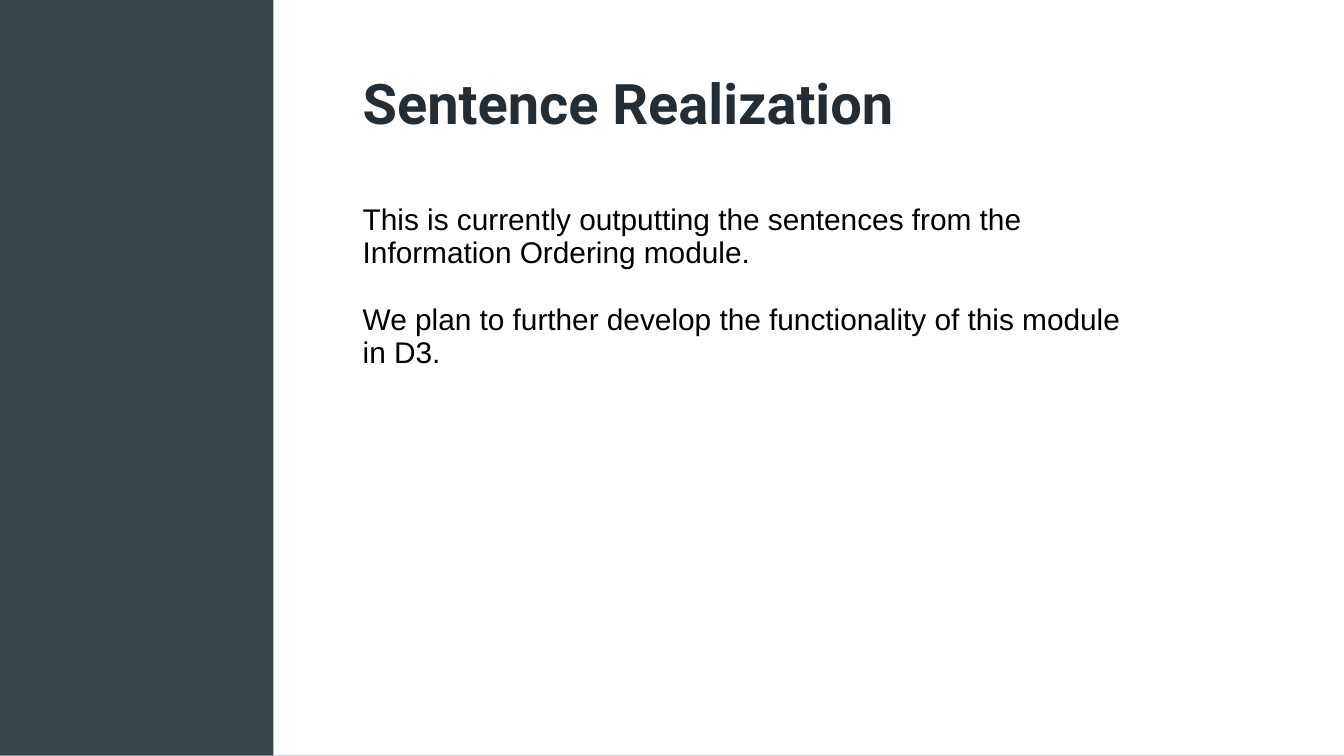
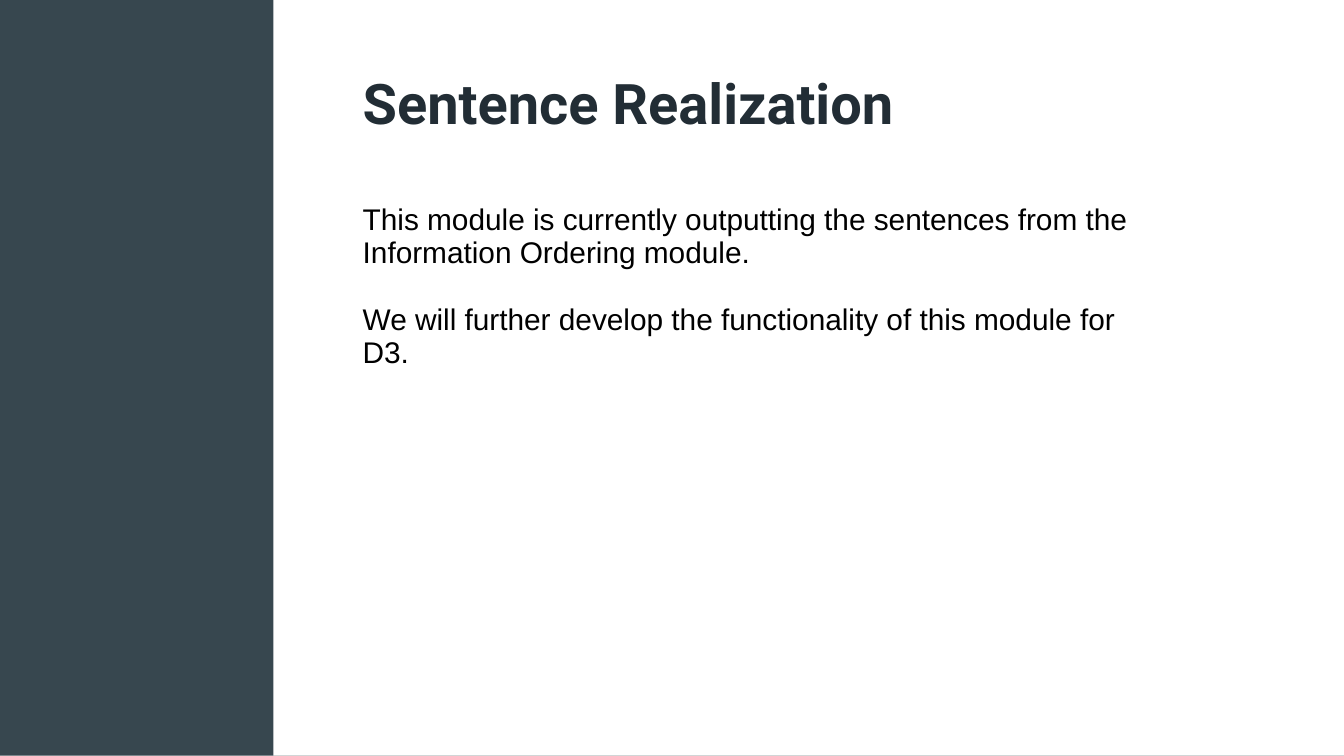
Before and after one commit to austin226/ling573, a slide deck: slide 9 of doc/D2_presentation.ppt. Drawn at 1344x756 pixels with LibreOffice and Linux fonts; fonts in the diff are those of the drawing. Boxes give left, top, right and bottom in pixels: in the first picture for what was removed or moved away, otherwise in the second. Text is boxed around its words. In the diff, an @@ line names an element or a change of style, - is before the commit and + after.

```diff
--- a/doc/D2_presentation.ppt
+++ b/doc/D2_presentation.ppt
@@ text at <box>363,208,1127,364</box>: text changed @@
-This is currently outputting the sentences from the Information Ordering module.
-We plan to further develop the functionality of this module in D3.
+This module is currently outputting the sentences from the Information Ordering module.
+We will further develop the functionality of this module for D3.
```
Also in this commit, not shown: 3 other slides changed.
